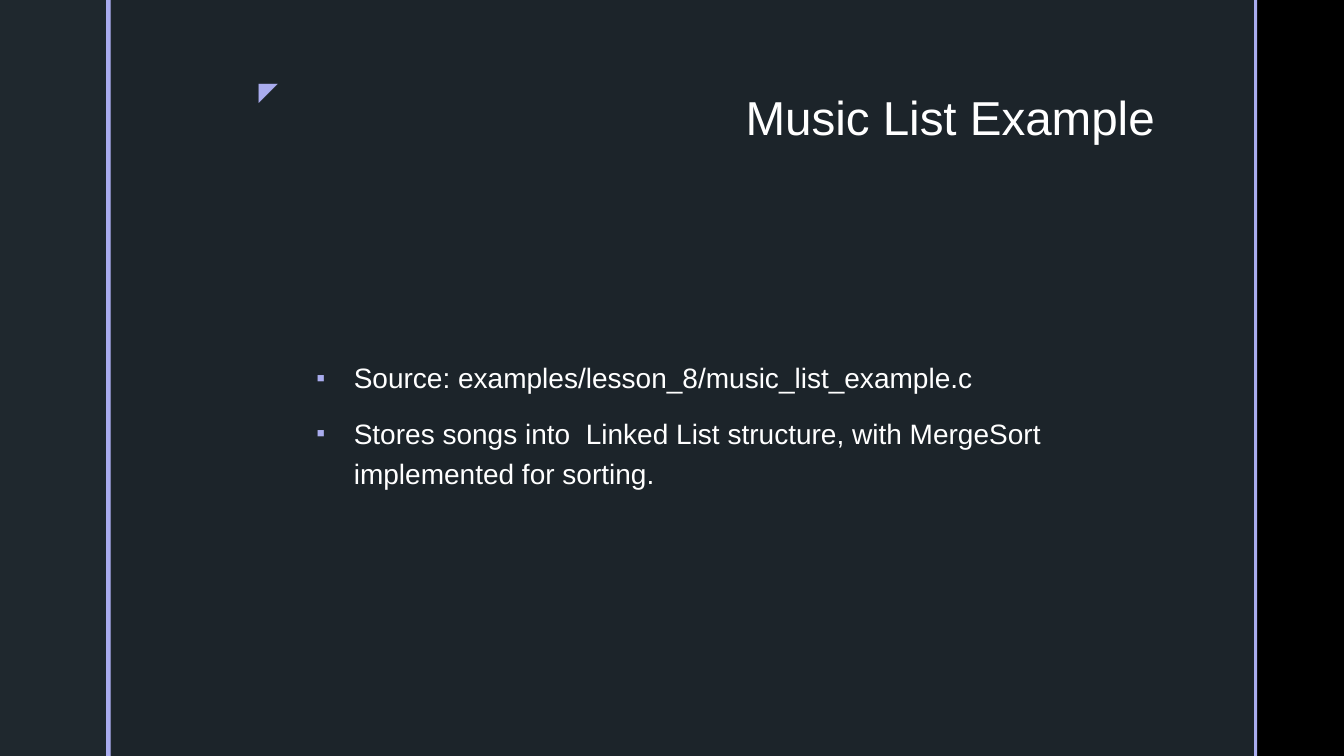
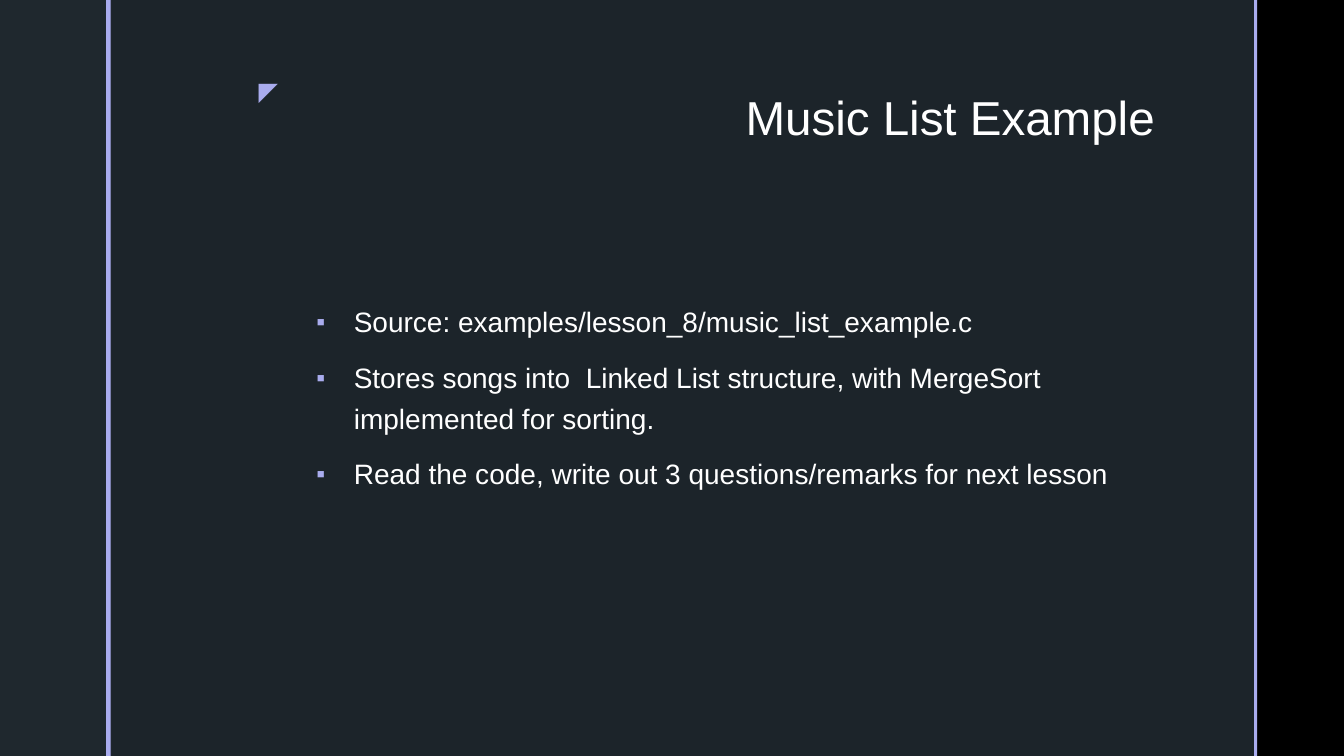
Before and after one commit to Erikzy/EUAS_2022_Programming, a slide deck: slide 10 of 8. Linked List, File I:O.pptx (slide 9 before the commit). Drawn at 1344x756 pixels with LibreOffice and Linux fonts; fonts in the diff are those of the drawing; background and template pictures are left out. Boxes give left, top, right and bottom in pixels: in the first picture for what was removed or moved away, otherwise in the second. Text is boxed around its words. In the diff, an @@ line names an element or a change of style, - is before the commit and + after.

Commit message:
updated

```diff
--- a/8. Linked List, File I:O.pptx
+++ b/8. Linked List, File I:O.pptx
@@ text at box(354, 463, 1107, 489): paragraph added @@
+▪ Read the code, write out 3 questions/remarks for next lesson
```
Also in this commit, not shown: 1 other slide changed, 1 slide added.
